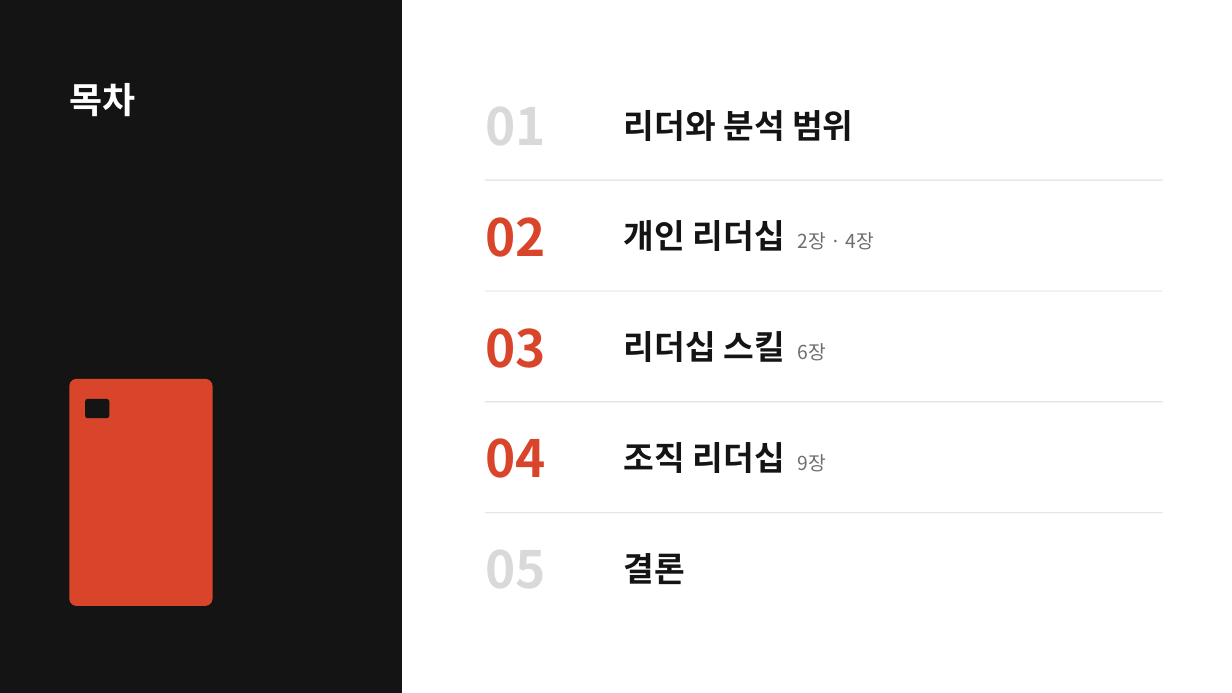
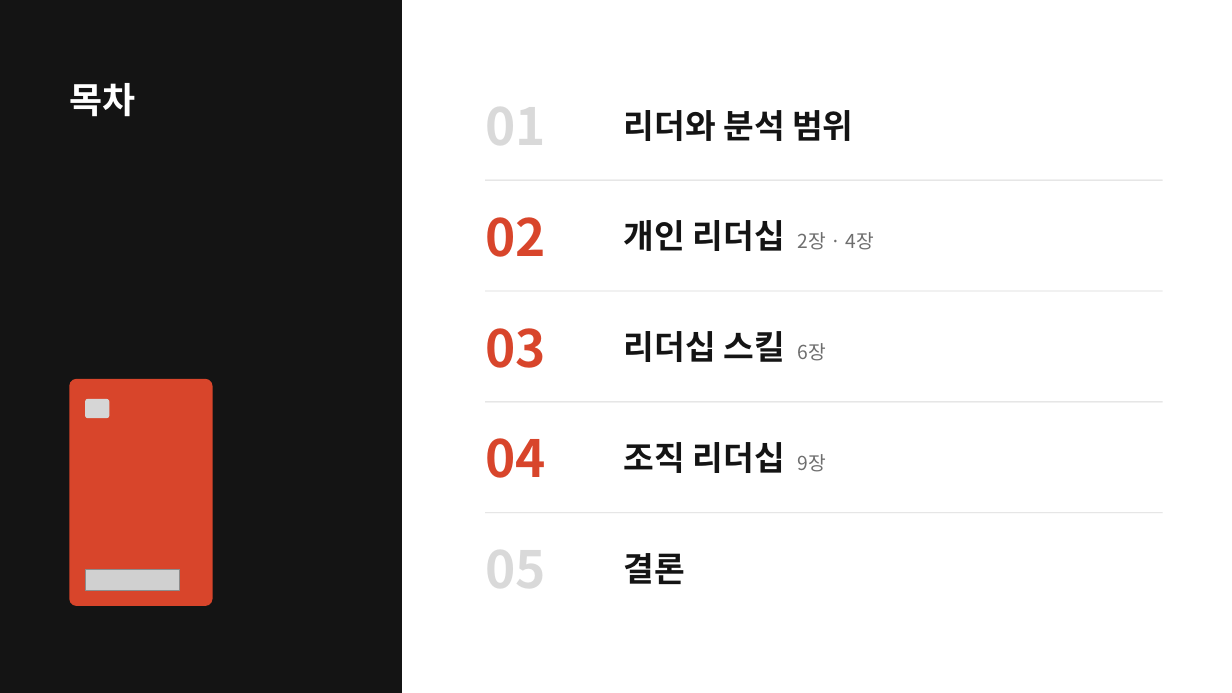
Before and after one commit to NATHAN18-ABLE/for-nathan, a slide deck: slide 2 of leadership-ppt/leadership-final.pptx. Drawn at 1232x693 pixels with LibreOffice and Linux fonts; fonts in the diff are those of the drawing; grey boxes stand for pictures. Boxes give left, top, right and bottom in pixels: in the first picture for what was removed or moved away, otherwise in the second. Text is boxed around its words. In the diff, an @@ line names an element or a change of style, - is before the commit and + after.

```diff
--- a/leadership-ppt/leadership-final.pptx
+++ b/leadership-ppt/leadership-final.pptx
@@ rounded rectangle at box(85, 399, 109, 419): fill #141414 to #D6D6D6 @@
@@ picture added at box(85, 569, 179, 591) @@
```
Also in this commit, not shown: 5 other slides changed, 4 other files.
